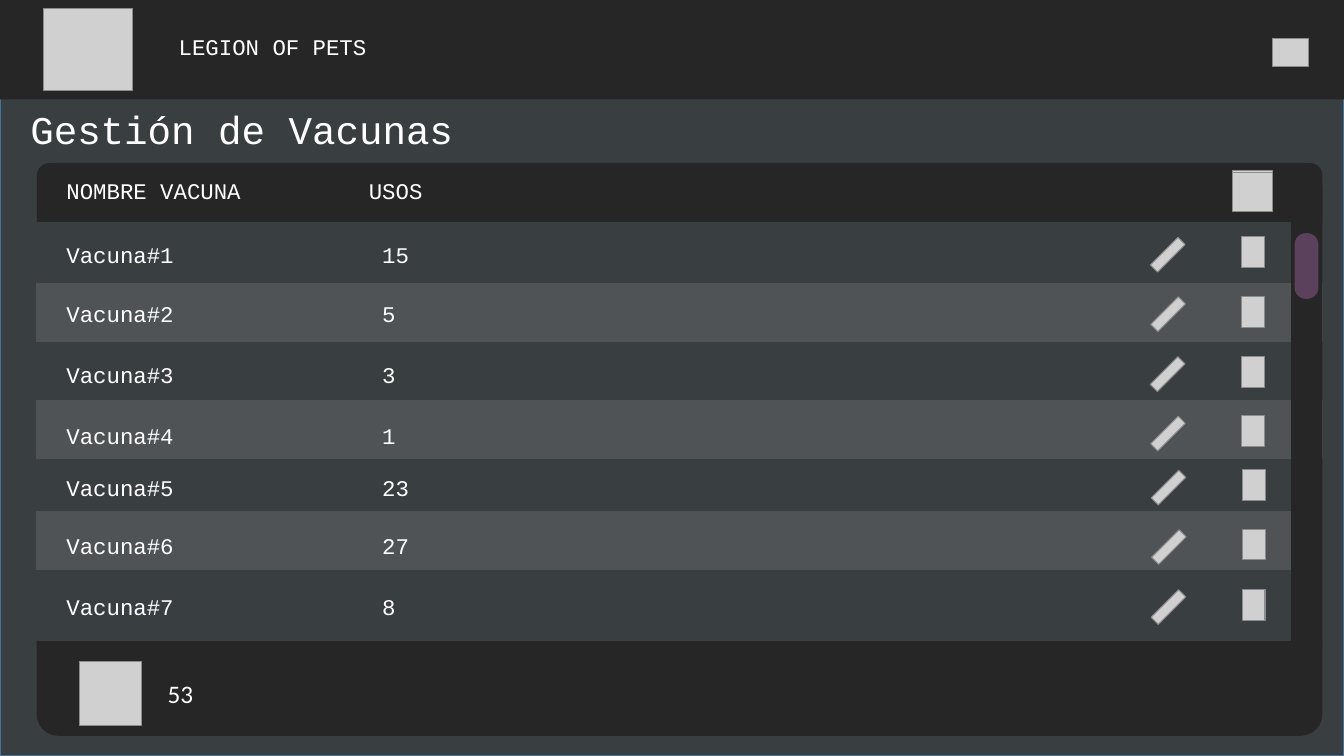
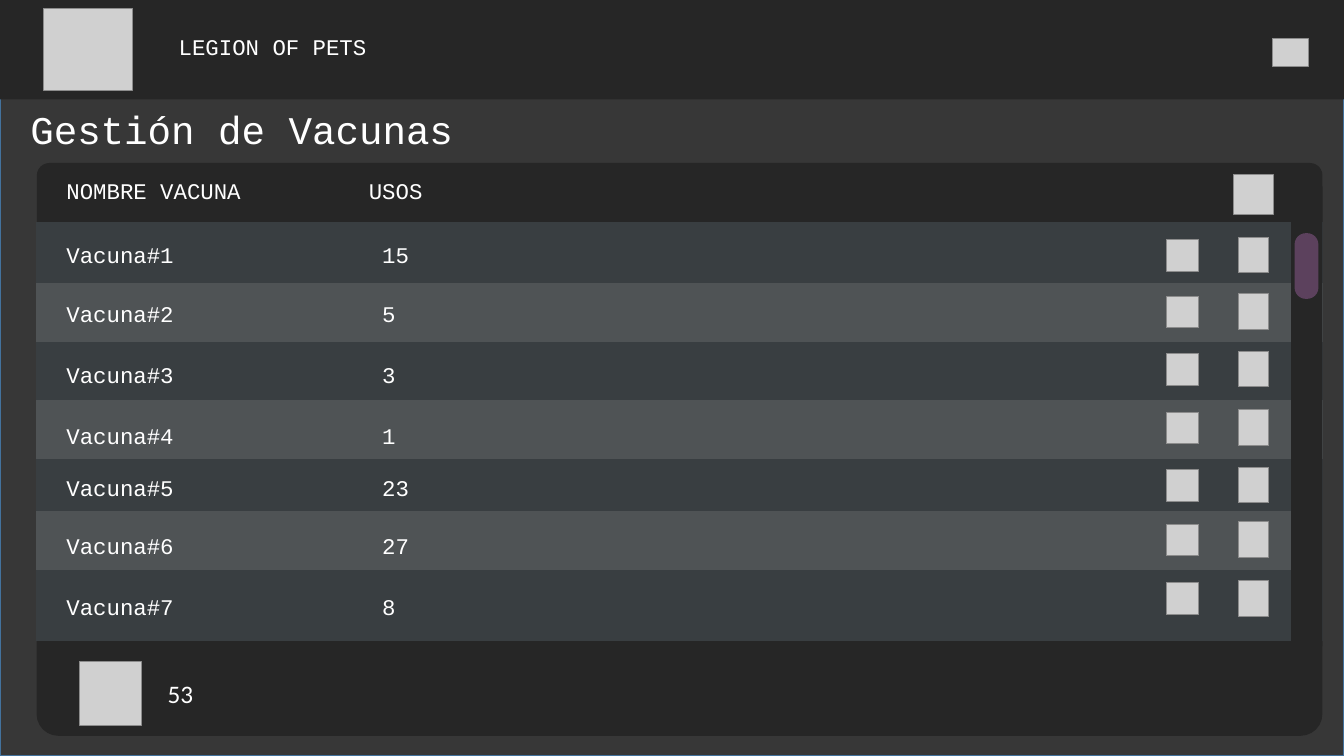
Before and after one commit to fafi-svg/App_web_vacunas, a slide deck: slide 16 of Documents_Desing/Diseños_veterinaria_vacunas.pptx. Drawn at 1344x756 pixels with LibreOffice and Linux fonts; fonts in the diff are those of the drawing; grey boxes stand for pictures. Boxes give left, top, right and bottom in pixels: in the first picture for what was removed or moved away, otherwise in the second. Text is boxed around its words. In the diff, an @@ line names an element or a change of style, - is before the commit and + after.

```diff
--- a/Documents_Desing/Diseños_veterinaria_vacunas.pptx
+++ b/Documents_Desing/Diseños_veterinaria_vacunas.pptx
@@ rectangle at [0,96,1344,756]: fill #393E41 to #373737 @@
@@ picture removed at [1233,170,1272,210] @@
@@ picture removed at [1151,238,1186,273] @@
@@ picture: place and size @@
-picture at [1242,237,1265,268]
+picture at [1239,237,1269,272]
@@ picture added at [1167,240,1199,271] @@
@@ picture removed at [1152,297,1187,332] @@
@@ picture added at [1167,296,1199,328] @@
@@ picture: place and size @@
-picture at [1242,296,1265,328]
+picture at [1239,293,1269,329]
@@ picture removed at [1151,357,1186,392] @@
@@ picture added at [1167,354,1199,385] @@
@@ picture: place and size @@
-picture at [1241,357,1264,388]
+picture at [1239,351,1269,386]
@@ picture removed at [1152,416,1187,451] @@
@@ picture added at [1167,412,1199,444] @@
@@ picture: place and size @@
-picture at [1242,416,1265,448]
+picture at [1239,410,1269,446]
@@ picture removed at [1152,471,1187,505] @@
@@ picture added at [1167,470,1199,501] @@
@@ picture: place and size @@
-picture at [1242,470,1265,501]
+picture at [1239,468,1269,503]
@@ picture removed at [1152,530,1187,565] @@
@@ picture added at [1167,524,1199,556] @@
@@ picture: place and size @@
-picture at [1243,529,1266,561]
+picture at [1239,522,1269,558]
@@ picture removed at [1152,590,1187,624] @@
@@ picture added at [1167,583,1199,614] @@
@@ picture: place and size @@
-picture at [1242,590,1265,621]
+picture at [1239,581,1269,616]
```
Also in this commit, not shown: 5 other slides changed, 1 slide added, 1 slide removed, 19 other files.
